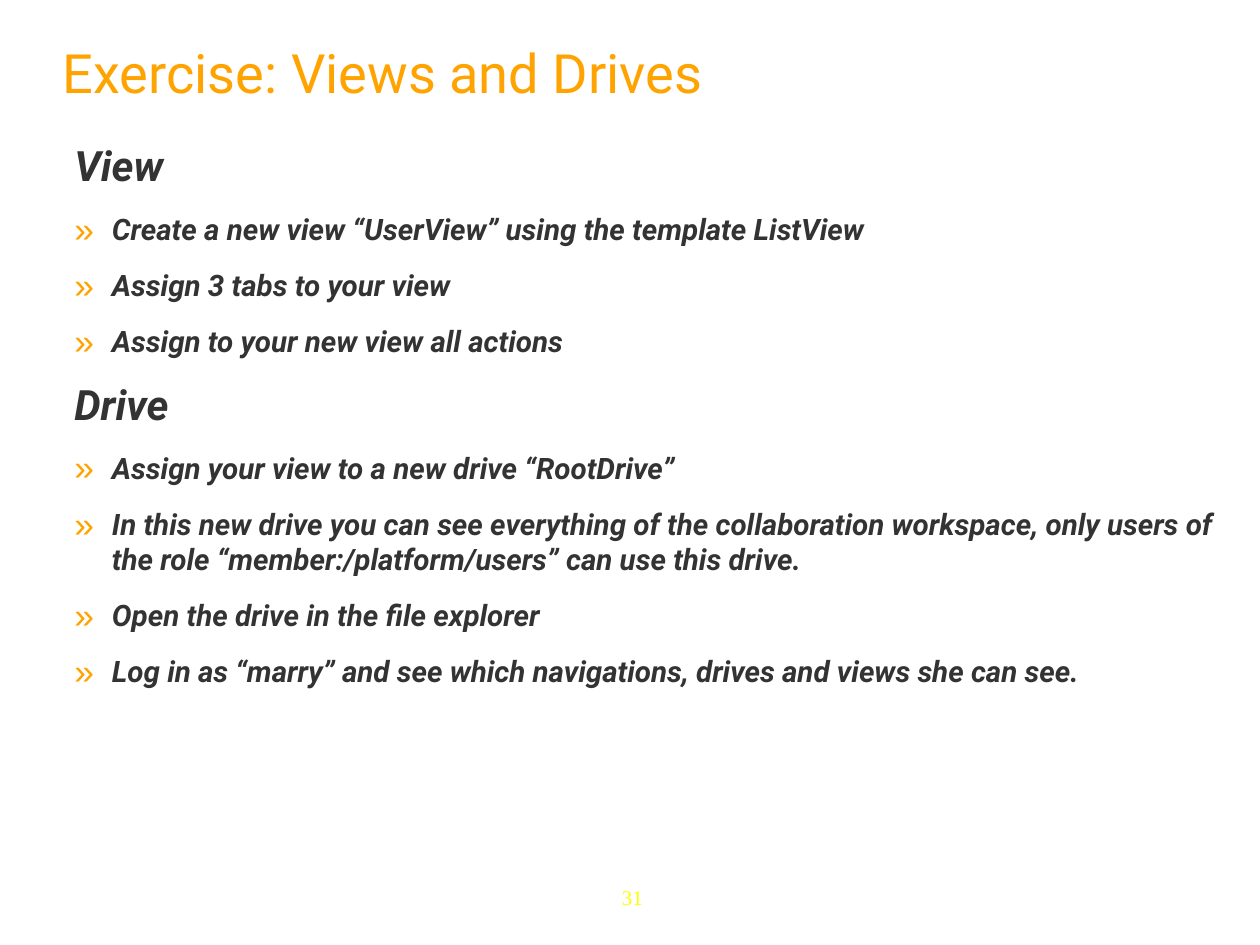
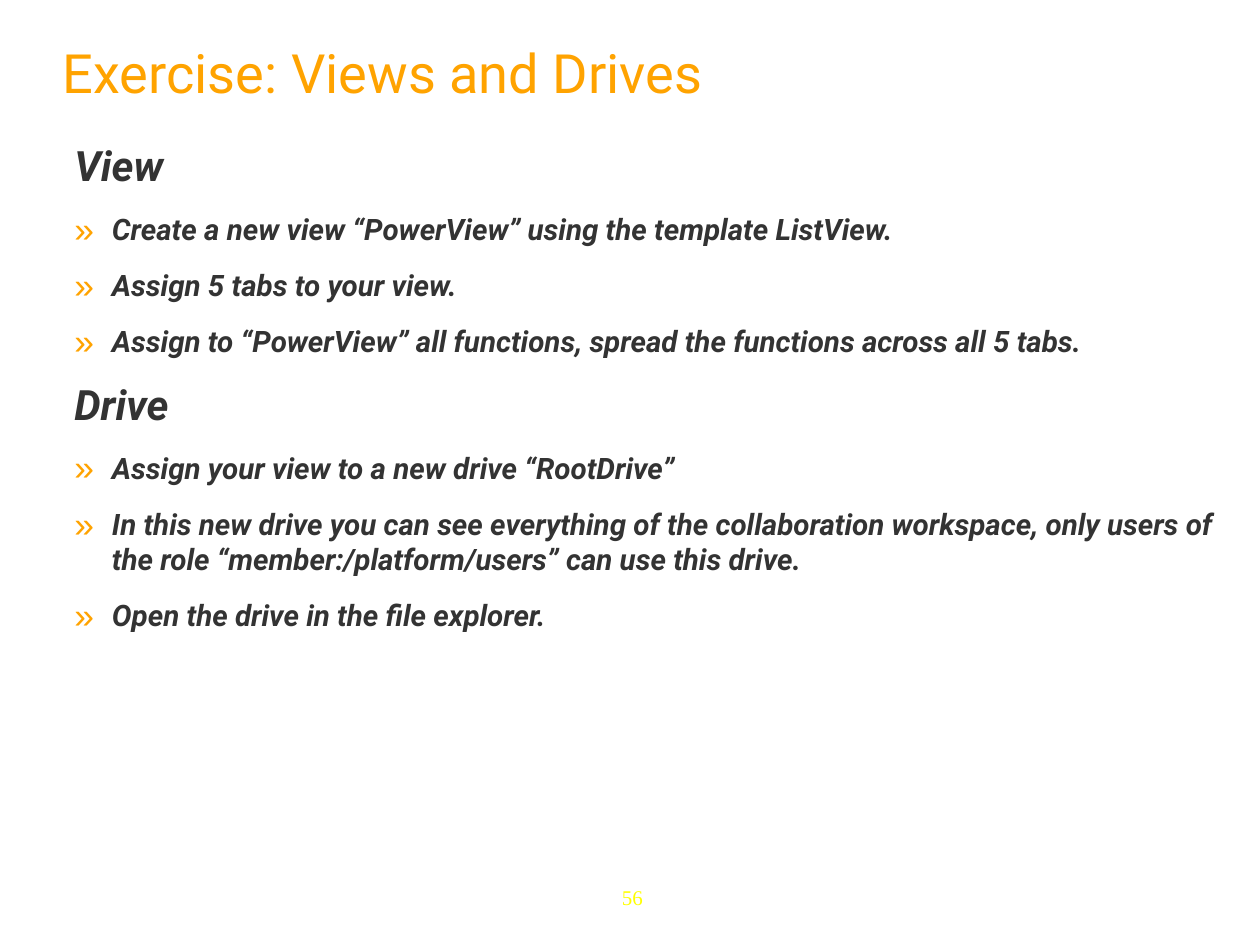
Before and after one commit to anhvurz90/training, a slide deck: slide 56 of slides/exo-fundamentals/en/060 ECM-Intro-XFund-en.ppt (slide 31 before the commit). Drawn at 1260x945 pixels with LibreOffice and Linux fonts; fonts in the diff are those of the drawing; background and template pictures are left out. Boxes give left, top, right and bottom in pixels: in the first picture for what was removed or moved away, otherwise in the second. Text is boxed around its words. In the diff, an @@ line names an element or a change of style, - is before the commit and + after.

```diff
--- a/slides/exo-fundamentals/en/060 ECM-Intro-XFund-en.ppt
+++ b/slides/exo-fundamentals/en/060 ECM-Intro-XFund-en.ppt
@@ text at [112,217,1081,358]: text changed @@
-» Create a new view “UserView” using the template ListView
-» Assign 3 tabs to your view
-» Assign to your new view all actions
+» Create a new view “PowerView” using the template ListView.
+» Assign 5 tabs to your view.
+» Assign to “PowerView” all functions, spread the functions across all 5 tabs.
@@ text at [112,603,545,632]: text changed @@
-» Open the drive in the file explorer
-» Log in as “marry” and see which navigations, drives and views she can see.
+» Open the drive in the file explorer.
@@ page number at [622,891,643,906]: text changed @@
-31
+56
```
Also in this commit, not shown: 6 other slides changed, 43 slides added, 8 slides removed, 1 other file.
